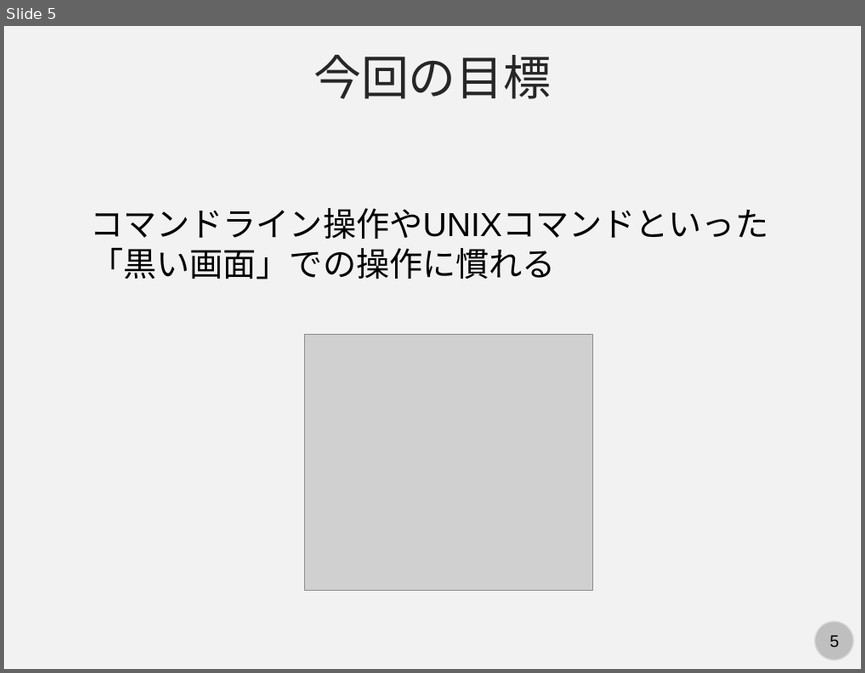
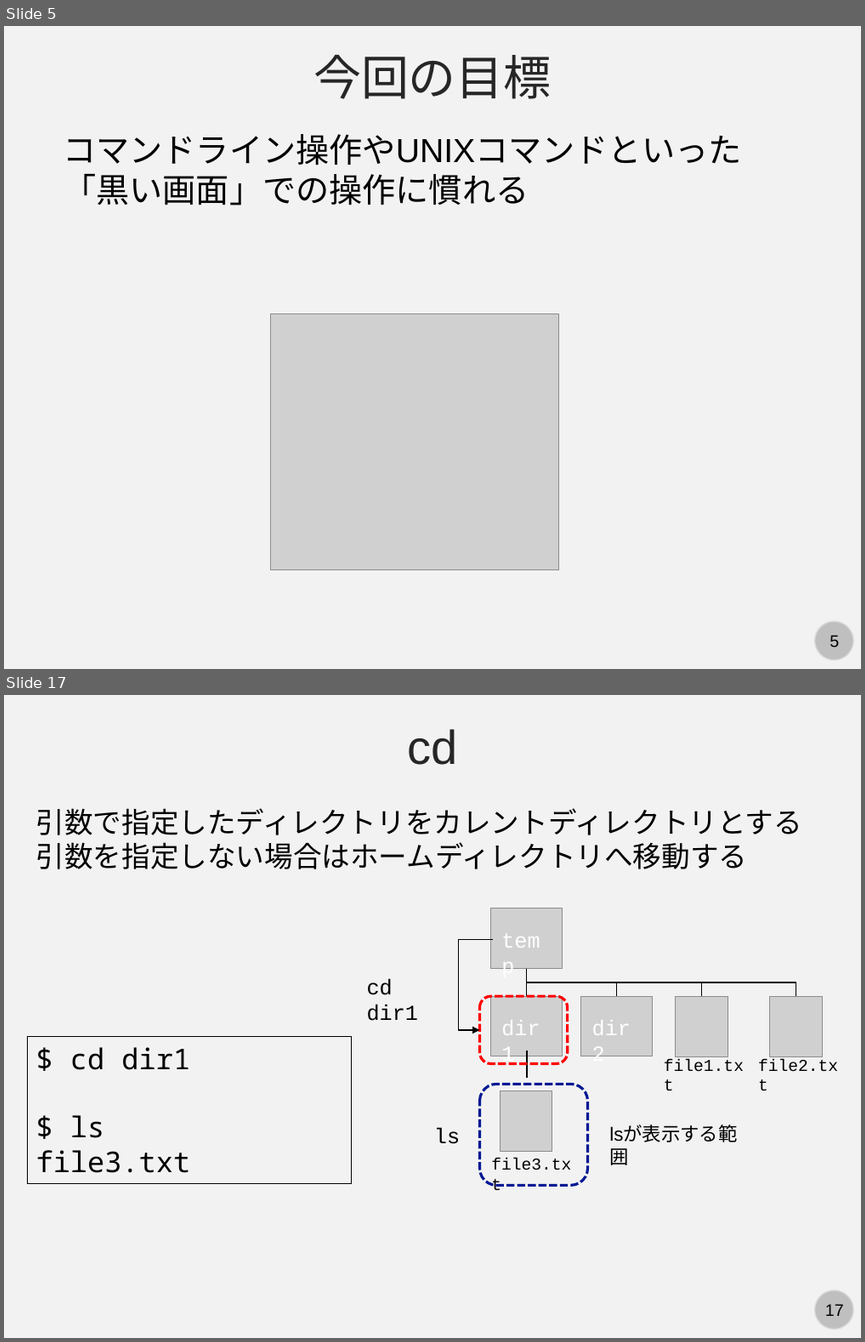
Before and after one commit to kaityo256/github, a slide deck: command/fig/slide.pptx. Shown one above the other, each under a label of ours: slide 5 before the commit, slides 5 and 17 after it; the slides between them are not shown. The pictures are 865x673 and 865x1342 pixels, drawn with LibreOffice and Linux fonts; fonts in the diff are those of the drawing; grey boxes stand for pictures. Boxes give left, top, right and bottom in pixels: in the first picture for what was removed or moved away, otherwise in the second. Text is boxed around its words. In the diff, an @@ line names an element or a change of style, - is before the commit and + after.

```diff
--- a/command/fig/slide.pptx
+++ b/command/fig/slide.pptx
@@ slide 17 added at [4,695,861,1338], background #F2F2F2; not listed: 2 template elements that a slide beside it also shows @@
@@ text added at [407,729,457,765], 40 pt, text #262626 @@
+cd
@@ text added at [36,808,803,869], 24 pt, text #000000 @@
+引数で指定したディレクトリをカレントディレクトリとする
+引数を指定しない場合はホームディレクトリへ移動する
@@ picture added at [491,908,562,969] @@
@@ text added at [494,922,558,956], 18 pt, text #FFFFFF @@
+temp
@@ elbow arrow added from (494, 939) to (479, 1030), #000000 1 pt @@
@@ elbow line added from (527, 969) to (617, 996), #000000 1 pt @@
@@ elbow line added from (527, 969) to (702, 996), #000000 1 pt @@
@@ elbow line added from (527, 969) to (795, 996), #000000 1 pt @@
@@ line added from (527, 969) to (527, 996), #000000 1 pt @@
@@ text added at [367,979,392,995], 18 pt, text #000000 @@
+cd dir1
@@ rounded rectangle added at [479,996,567,1063], outline #FF0000 2.25 pt dashed @@
@@ picture added at [491,996,562,1055] @@
@@ picture added at [580,996,653,1055] @@
@@ picture added at [675,996,727,1056] @@
@@ picture added at [770,996,823,1056] @@
@@ text added at [367,1004,418,1021], 18 pt, text #FFFFFF @@
+dir1
@@ text added at [583,1009,648,1043], 18 pt, text #FFFFFF @@
+dir2
@@ rectangle added at [28,1037,352,1185], outline #000000 0.75 pt, 24 pt, text #000000 @@
+$ cd dir1
+$ ls
+file3.txt
@@ line added from (527, 1049) to (527, 1078), #000000 1 pt @@
@@ text added at [664,1059,744,1071], 14 pt, text #000000 @@
+file1.txt
@@ text added at [758,1059,838,1071], 14 pt, text #000000 @@
+file2.txt
@@ rounded rectangle added at [479,1084,587,1185], outline #011893 2.25 pt dashed @@
@@ picture added at [500,1091,552,1151] @@
@@ text added at [434,1127,460,1144], 18 pt, text #000000 @@
+ls
@@ text added at [602,1117,765,1149], 16 pt, text #000000 @@
+lsが表示する範囲
@@ text added at [491,1157,571,1170], 14 pt, text #000000 @@
+file3.txt
@@ slide 5 changed as well @@
@@ text "コマンドライン操作やUNIXコマンドといった": place and size @@
-text "コマンドライン操作やUNIXコマンドといった" at [90,208,768,279]
+text "コマンドライン操作やUNIXコマンドといった" at [63,134,741,205]
@@ picture: place and size @@
-picture at [304,334,592,590]
+picture at [270,314,559,570]
```
Also in this commit, not shown: 13 other slides added, 1 slide removed.
